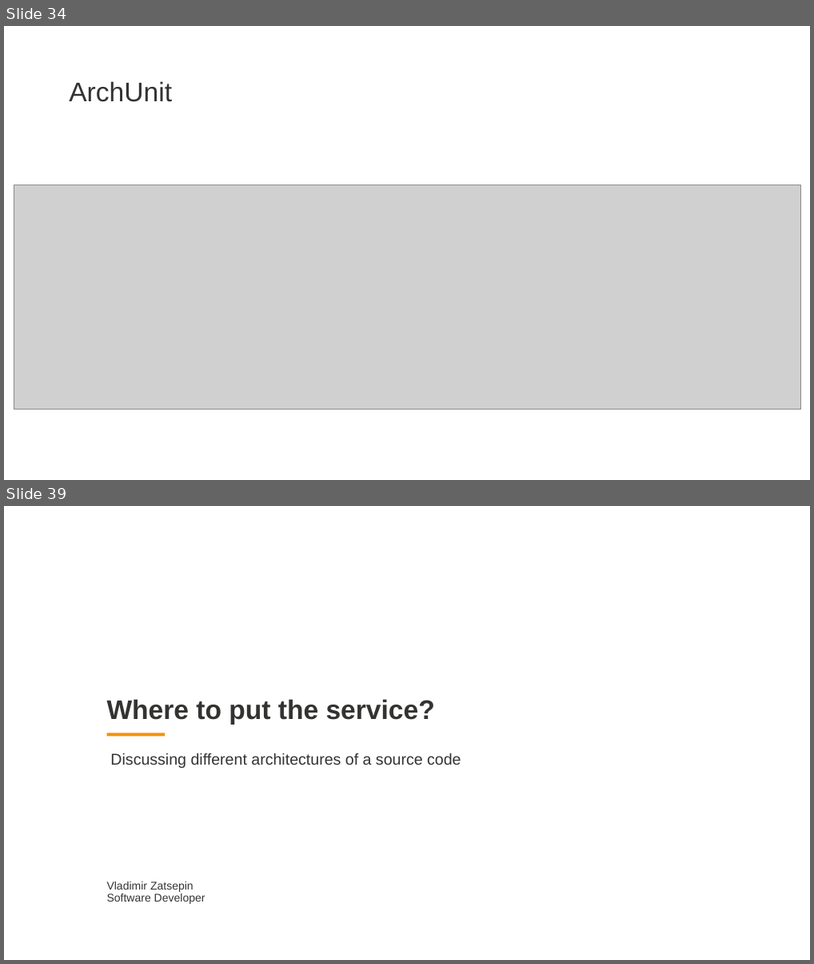
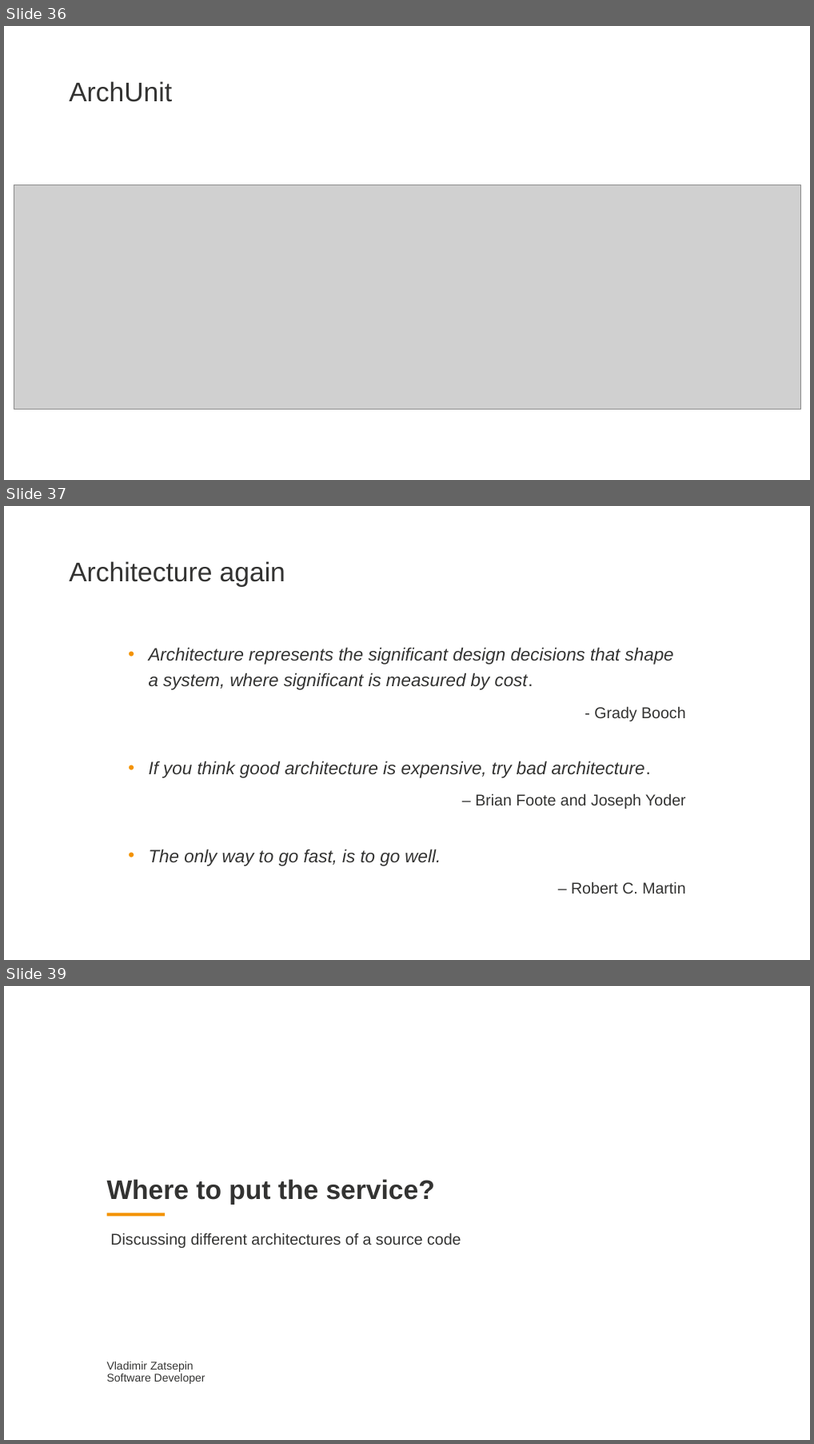
Before and after one commit to zatsepinvl/where-to-put-the-service, a slide deck: Where to put the service.pptm. Shown one above the other, each under a label of ours: slides 34 and 39 before the commit, slides 36, 37 and 39 after it; the slides between them are not shown. The pictures are 814x964 and 814x1444 pixels, drawn with LibreOffice and Linux fonts; fonts in the diff are those of the drawing; grey boxes stand for pictures; background and template pictures are left out. Boxes give left, top, right and bottom in pixels: in the first picture for what was removed or moved away, otherwise in the second. Text is boxed around its words. In the diff, an @@ line names an element or a change of style, - is before the commit and + after.

```diff
--- a/Where to put the service.pptm
+++ b/Where to put the service.pptm
@@ slide 37 added at (4,506,810,960), background #FFFFFF @@
@@ title added at (69,561,286,586), 48 pt, text #333332 @@
+Architecture again
@@ text added at (149,647,686,893), 32 pt, text #333332, italic @@
+• Architecture represents the significant design decisions that shape a system, where significant is measured by cost.
+- Grady Booch
+• If you think good architecture is expensive, try bad architecture.
+– Brian Foote and Joseph Yoder
+• The only way to go fast, is to go well.
+– Robert C. Martin
@@ what was slide 34 is now slide 36 @@
```
Also in this commit, not shown: 5 slides changed, 5 other slides added, 2 slides removed, 12 other files.
